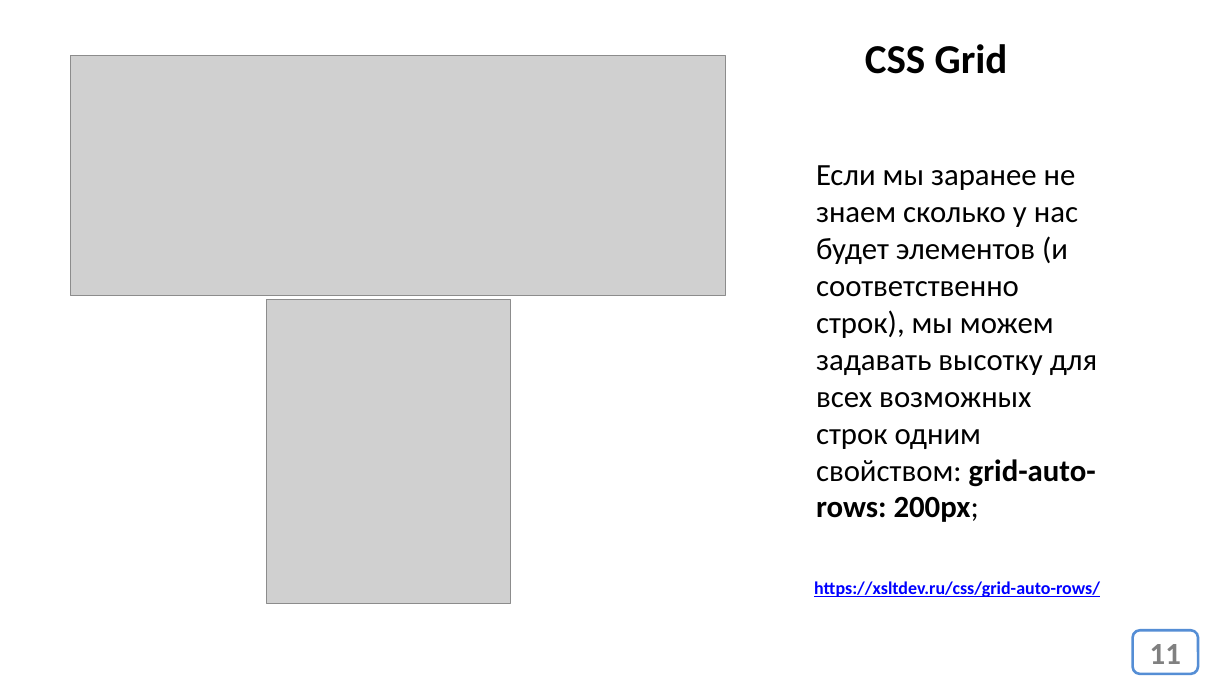
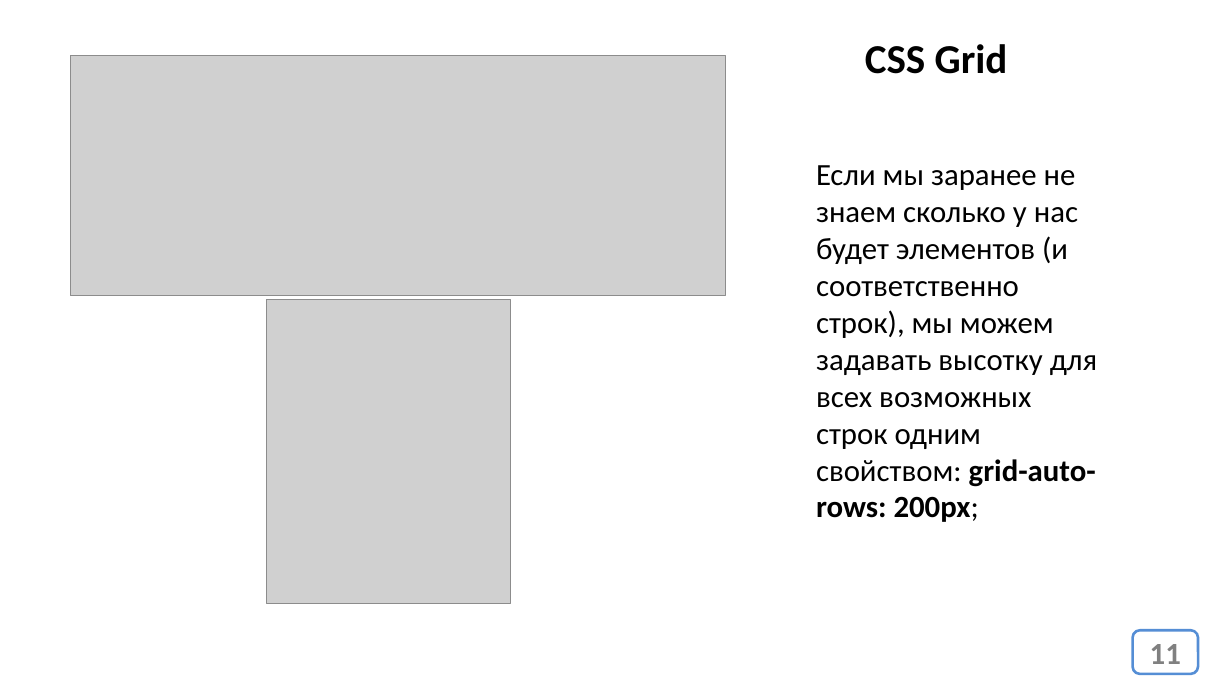
Before and after one commit to web44-ortdnipro/lesson11, a slide deck: slide 11 of lesson11.pptx. Drawn at 1232x693 pixels with LibreOffice and Linux fonts; fonts in the diff are those of the drawing; grey boxes stand for pictures. Boxes give left, top, right and bottom in pixels: in the first picture for what was removed or moved away, otherwise in the second. Text is boxed around its words. In the diff, an @@ line names an element or a change of style, - is before the commit and + after.

```diff
--- a/lesson11.pptx
+++ b/lesson11.pptx
@@ text removed at [814,581,1100,597] @@
-https://xsltdev.ru/css/grid-auto-rows/
```
Also in this commit, not shown: 2 other slides changed, 1 slide added, 1 other file.
